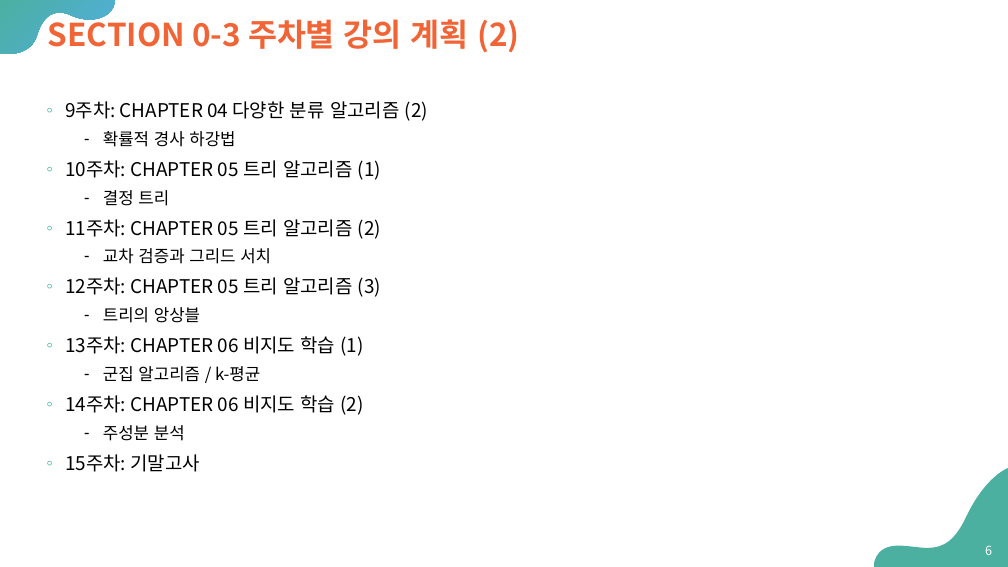
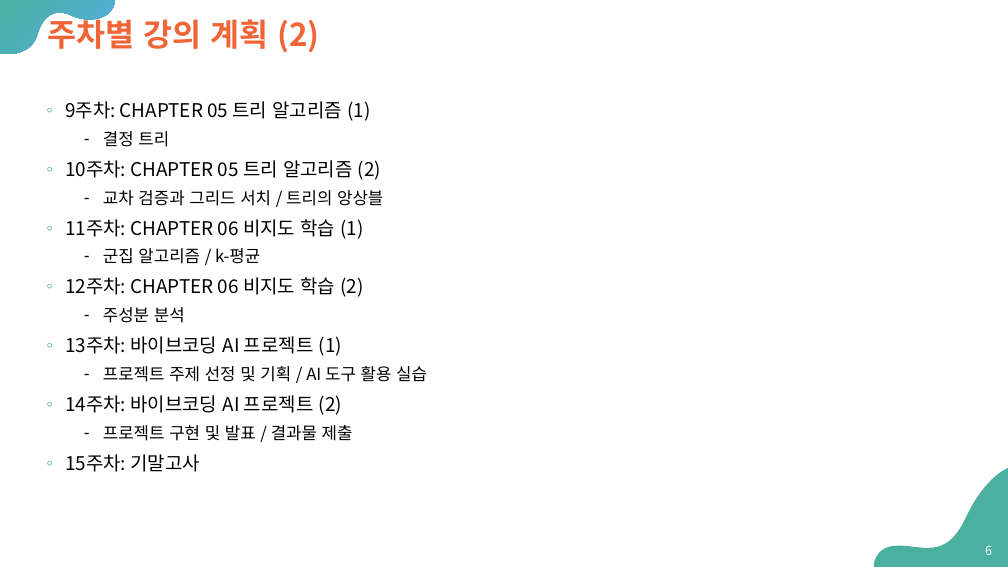
Before and after one commit to Sangdon-Park/Sangdon-Park.github.io, a slide deck: slide 6 of data/인공지능/00 - preview.pptx. Drawn at 1008x567 pixels with LibreOffice and Linux fonts; fonts in the diff are those of the drawing. Boxes give left, top, right and bottom in pixels: in the first picture for what was removed or moved away, otherwise in the second. Text is boxed around its words. In the diff, an @@ line names an element or a change of style, - is before the commit and + after.

```diff
--- a/data/인공지능/00 - preview.pptx
+++ b/data/인공지능/00 - preview.pptx
@@ title at (48, 14, 319, 52): text changed @@
-SECTION 0-3 주차별 강의 계획 (2)
+주차별 강의 계획 (2)
@@ text at (65, 101, 370, 121): text changed @@
-◦ 9주차: CHAPTER 04 다양한 분류 알고리즘 (2)
-  ⁃ 확률적 경사 하강법
-◦ 10주차: CHAPTER 05 트리 알고리즘 (1)
+◦ 9주차: CHAPTER 05 트리 알고리즘 (1)
@@ text at (65, 160, 383, 239): text changed @@
-◦ 11주차: CHAPTER 05 트리 알고리즘 (2)
-  ⁃ 교차 검증과 그리드 서치
-◦ 12주차: CHAPTER 05 트리 알고리즘 (3)
-  ⁃ 트리의 앙상블
-◦ 13주차: CHAPTER 06 비지도 학습 (1)
+◦ 10주차: CHAPTER 05 트리 알고리즘 (2)
+  ⁃ 교차 검증과 그리드 서치 / 트리의 앙상블
+◦ 11주차: CHAPTER 06 비지도 학습 (1)
@@ text at (65, 277, 364, 297): text changed @@
-◦ 14주차: CHAPTER 06 비지도 학습 (2)
+◦ 12주차: CHAPTER 06 비지도 학습 (2)
@@ text at (65, 336, 427, 441): paragraphs added @@
+◦ 13주차: 바이브코딩 AI 프로젝트 (1)
+  ⁃ 프로젝트 주제 선정 및 기획 / AI 도구 활용 실습
+◦ 14주차: 바이브코딩 AI 프로젝트 (2)
+  ⁃ 프로젝트 구현 및 발표 / 결과물 제출
```
Also in this commit, not shown: 5 other slides changed, 2 other files.
